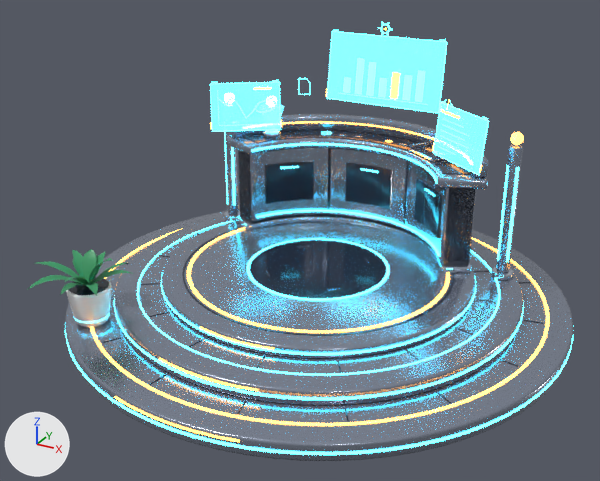
Two versions of the glTF model assets/models/stations/main_desk.glb, one commit apart.
Both versions are drawn from a camera (50 mm lens) standing at (2.8, -5.39, 3.25) and looking at (-0.04, -0.22, 0.67). The lights are fixed; the arrows at lower left show +X, +Y and +Z. The first picture is the older version.

Objects in the first picture: 'main_desk'.
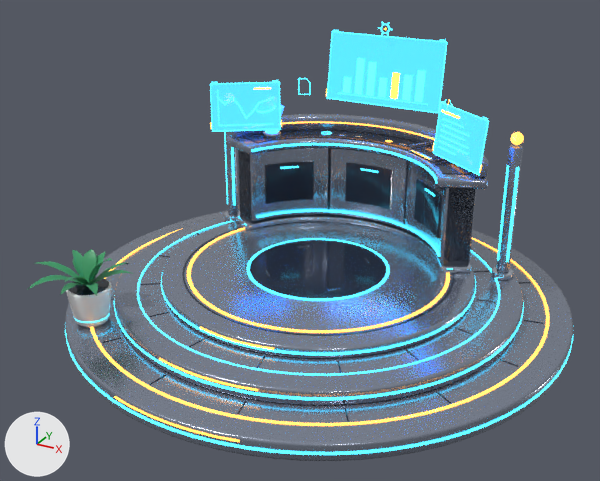
What changed in the scene script:
```text
Change mat_glowcyan:
    mat_glowcyan.emission_strength: 8.0 -> 2.6
Change mat_gloworange:
    mat_gloworange.emission_strength: 6.0 -> 2.4
Change mat_holo:
    mat_holo.alpha: 0.4 -> 0.8
    mat_holo.emission_color: (0.1, 0.7, 1.0) -> (0.03, 0.24, 1.0)  # cyan #59daff -> blue #3086ff
```

Location of each change, [x1, y1, x2, y2] in pixels of the pictures (600 x 481 px):
'main_desk', surface changed, recoloured
    both: [65, 21, 573, 459]
